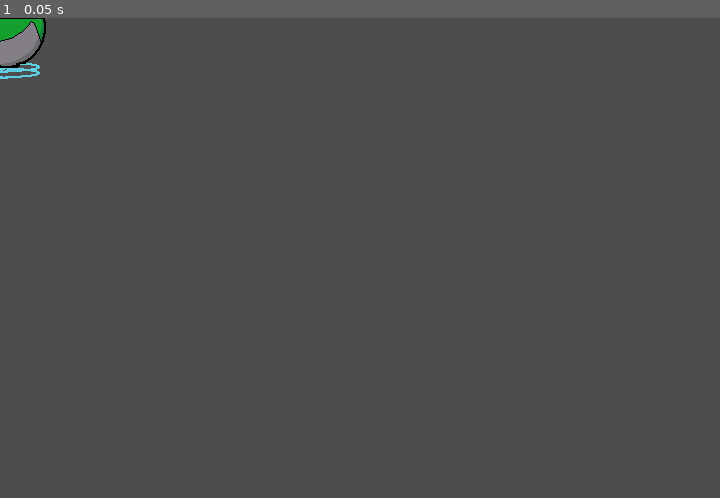
Above: before the commit, frame 1.
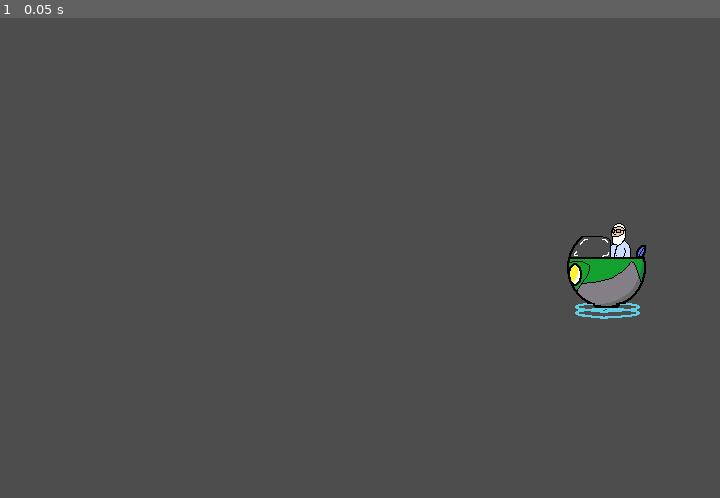
Above: after the commit, the same moment.

Repository: kienmiiru/math-wings
Game: Godot game, scene res://stage4/boss_1.tscn
Two runs of this game, one before a commit and one after it. Both use one fixed random seed, a clock stepped at 60 frames per second and the inputs below. The project has no main scene, so this scene is started directly.
Inputs:
- Up to frame 1 (0.05 s): no input

The runs differ from the first frame. In frame 1, 2.0% of the frame differs, in the area x 0-90%, y 0-63%.

Commit message:
boss error

Diff:
--- a/bird.gd
+++ b/bird.gd
@@ -39,6 +39,8 @@
 		stage.get_node("HUDStage2").update_hp(hp)
 	elif stage.has_node("HUDStage3"):
 		stage.get_node("HUDStage3").update_hp(hp)
+	elif stage.has_node("HUDStage4"):
+		stage.get_node("HUDStage4").update_hp(hp)
 
 func take_damage(amount: float):
 	if !alive:
--- a/bullet.gd
+++ b/bullet.gd
@@ -11,6 +11,6 @@
 	position += Vector2.RIGHT.rotated(rotation) * speed * delta
 
 func _on_area_entered(area):
-	if area.has_method("take_damage") and area.is_in_group("turret"):
+	if area.has_method("take_damage") and (area.is_in_group("turret") or area.is_in_group("boss")):
 		area.take_damage(damage)
 		queue_free()
--- /dev/null
+++ b/stage4/boss_1.gd
@@ -0,0 +1,39 @@
+extends Node2D
+
+@export var max_hp: int = 20
+var hp: int
+var positions := [Vector2(600, 100), Vector2(600, 240), Vector2(600, 380)] # Atas, tengah, bawah
+var current_pos_idx := 1
+var move_timer := 0.0
+var move_interval := 1.2
+var lasers = []
+var is_attacking := false
+
+func _ready():
+	hp = max_hp
+	position = positions[current_pos_idx]
+
+func start_attack():
+	is_attacking = true
+	move_timer = 0.0
+	$AnimatedSprite2D.animation = 'attack'
+	$AnimatedSprite2D.play()
+	move_to_next_position()
+
+func move_to_next_position():
+	current_pos_idx = (current_pos_idx + 1) % positions.size()
+	position = positions[current_pos_idx]
+	# TODO: spawn/move lasers to positions
+
+func _process(delta):
+	if is_attacking:
+		move_timer += delta
+		if move_timer > move_interval:
+			move_to_next_position()
+			move_timer = 0.0
+
+func take_damage(amount: int):
+	hp -= amount
+	if hp <= 0:
+		queue_free()
+		# TODO: signal boss defeated
--- a/stage4/boss_1.tscn
+++ b/stage4/boss_1.tscn
@@ -1,5 +1,6 @@
 [gd_scene load_steps=22 format=3 uid="uid://puibd4woc2e"]
 
+[ext_resource type="Script" uid="uid://cumbupmg8yxyc" path="res://stage4/boss_1.gd" id="1_stbnd"]
 [ext_resource type="Texture2D" uid="uid://c0p10hyoxxqfr" path="res://assets/prof/prof_idle/profstasis1.png" id="1_txokj"]
 [ext_resource type="Texture2D" uid="uid://bjg6sgiy16oj" path="res://assets/prof/prof_idle/profstasis2.png" id="2_1e50g"]
 [ext_resource type="Texture2D" uid="uid://hkh2nq6vynxs" path="res://assets/prof/prof_idle/profstasis3.png" id="3_5owxh"]
@@ -18,35 +19,6 @@
 [ext_resource type="Texture2D" uid="uid://djy4exr61crl6" path="res://assets/prof/prof_attack/profattack9.png" id="16_jrk72"]
 [ext_resource type="Texture2D" uid="uid://fqghsu7rfkbh" path="res://assets/prof/prof_attack/profattack10.png" id="17_ty7r8"]
 [ext_resource type="Texture2D" uid="uid://c6jq7j24yy32x" path="res://assets/prof/prof_attack/profattack11.png" id="18_xc7rh"]
-
-[sub_resource type="SpriteFrames" id="SpriteFrames_havu7"]
-animations = [{
-"frames": [{
-"duration": 1.0,
-"texture": ExtResource("1_txokj")
-}, {
-"duration": 1.0,
-"texture": ExtResource("2_1e50g")
-}, {
-"duration": 1.0,
-"texture": ExtResource("3_5owxh")
-}, {
-"duration": 1.0,
-"texture": ExtResource("4_suu2e")
-}, {
-"duration": 1.0,
-"texture": ExtResource("5_osfwy")
-}, {
-"duration": 1.0,
-"texture": ExtResource("6_iwheo")
-}, {
-"duration": 1.0,
-"texture": ExtResource("7_yjh1p")
-}],
-"loop": true,
-"name": &"default",
-"speed": 5.0
-}]
 
 [sub_resource type="SpriteFrames" id="SpriteFrames_stbnd"]
 animations = [{
@@ -85,7 +57,33 @@
 "texture": ExtResource("18_xc7rh")
 }],
 "loop": true,
-"name": &"default",
+"name": &"attack",
+"speed": 5.0
+}, {
+"frames": [{
+"duration": 1.0,
+"texture": ExtResource("1_txokj")
+}, {
+"duration": 1.0,
+"texture": ExtResource("2_1e50g")
+}, {
+"duration": 1.0,
+"texture": ExtResource("3_5owxh")
+}, {
+"duration": 1.0,
+"texture": ExtResource("4_suu2e")
+}, {
+"duration": 1.0,
+"texture": ExtResource("5_osfwy")
+}, {
+"duration": 1.0,
+"texture": ExtResource("6_iwheo")
+}, {
+"duration": 1.0,
+"texture": ExtResource("7_yjh1p")
+}],
+"loop": true,
+"name": &"idle",
 "speed": 5.0
 }]
 
@@ -93,12 +91,11 @@
 radius = 47.296936
 
 [node name="Boss1" type="Area2D"]
+script = ExtResource("1_stbnd")
 
-[node name="Idle" type="AnimatedSprite2D" parent="."]
-sprite_frames = SubResource("SpriteFrames_havu7")
-
-[node name="Attack" type="AnimatedSprite2D" parent="."]
+[node name="AnimatedSprite2D" type="AnimatedSprite2D" parent="."]
 sprite_frames = SubResource("SpriteFrames_stbnd")
+animation = &"attack"
 
 [node name="CollisionShape2D" type="CollisionShape2D" parent="."]
 shape = SubResource("CircleShape2D_b8ru5")
--- /dev/null
+++ b/stage4/hud_stage4.gd
@@ -0,0 +1,21 @@
+extends CanvasLayer
+
+func _ready():
+	update_hp(1.0)
+	update_score(0)
+	show_question()
+
+func update_question(question):
+	$QuestionLabel.text = question
+
+func update_hp(percentage: float):
+	$HPBar.value = percentage * 100
+
+func update_score(val: int):
+	$ScoreLabel.text = "Score: %d" % val
+
+func show_question():
+	$QuestionLabel.visible = true
+
+func hide_question():
+	$QuestionLabel.visible = false
--- /dev/null
+++ b/stage4/hud_stage4.tscn
@@ -0,0 +1,37 @@
+[gd_scene format=3]
+
+[ext_resource path="res://stage4/hud_stage4.gd" type="Script" id=1]
+
+[node name="HUDStage4" type="CanvasLayer"]
+script = ExtResource( 1 )
+
+[node name="HPBar" type="ProgressBar" parent="."]
+offset_left = 20.0
+offset_top = 20.0
+offset_right = 200.0
+offset_bottom = 47.0
+value = 100.0
+
+[node name="HPLabel" type="Label" parent="."]
+offset_left = 24.0
+offset_top = 20.0
+offset_right = 51.0
+offset_bottom = 47.0
+text = "HP:"
+horizontal_alignment = 1
+vertical_alignment = 1
+
+[node name="ScoreLabel" type="Label" parent="."]
+offset_left = 220.0
+offset_top = 18.0
+offset_right = 290.0
+offset_bottom = 38.0
+text = "Score: 0"
+
+[node name="QuestionLabel" type="Label" parent="."]
+offset_left = 181.0
+offset_top = 93.0
+offset_right = 481.0
+offset_bottom = 126.0
+text = "1 + 1 = ?"
+horizontal_alignment = 1
--- /dev/null
+++ b/stage4/laser.gd
@@ -0,0 +1,20 @@
+extends Node2D
+
+@export var is_on: bool = false
+@export var laser_length: float = 800.0
+@export var color_on: Color = Color(1,0,0,0.7)
+@export var color_off: Color = Color(1,0,0,0.2)
+
+func _draw():
+	if is_on:
+		$Area2D/ColorRect.color = color_on
+	else:
+		$Area2D/ColorRect.color = color_off
+
+func set_on(on: bool):
+	is_on = on
+	queue_redraw()
+
+func _ready():
+	$Area2D/ColorRect.color = color_off
+	queue_redraw()
--- /dev/null
+++ b/stage4/laser.tscn
@@ -0,0 +1,23 @@
+[gd_scene load_steps=3 format=3 uid="uid://bx1rdvwkxcsya"]
+
+[ext_resource type="Script" uid="uid://dqj4mw8ssgjns" path="res://stage4/laser.gd" id="1"]
+
+[sub_resource type="RectangleShape2D" id="RectangleShape2D_dvto6"]
+size = Vector2(720, 100)
+
+[node name="Laser" type="Node2D"]
+script = ExtResource("1")
+
+[node name="Area2D" type="Area2D" parent="."]
+position = Vector2(73, 0)
+
+[node name="ColorRect" type="ColorRect" parent="Area2D"]
+offset_left = -433.0
+offset_top = -50.0
+offset_right = 287.0
+offset_bottom = 50.0
+metadata/_edit_use_anchors_ = true
+
+[node name="CollisionShape2D" type="CollisionShape2D" parent="Area2D"]
+position = Vector2(-73, 0)
+shape = SubResource("RectangleShape2D_dvto6")
--- /dev/null
+++ b/stage4/stage4.gd
@@ -0,0 +1,138 @@
+extends Node
+
+@export var standard_pipe_scene : PackedScene = preload("res://stage3/standard_pipe.tscn")
+@export var boss_scene : PackedScene = preload("res://stage4/boss_1.tscn")
+@export var question_generator_res : Resource = preload("res://question_generator.gd")
+
+var phase := 0 # 0: pipa, 1: serangan
+var pipes = []
+var boss = null
+var question_data = null
+var standard_pipe_to_spawn := 5
+var standard_made := 0
+var spawn_timer := 0.0
+var lost := false
+var answer_choices = []
+var correct_answer_idx = 0
+var lasers = []
+var bird = null
+var question_generator = QuestionGenerator.new()
+
+func _ready():
+	bird = $Bird
+	start_pipe_phase()
+
+func start_pipe_phase():
+	phase = 0
+	question_data = question_generator.generate_question()
+	$HUDStage4.update_question(question_data["question"])
+	$HUDStage4.show_question()
+	spawn_timer = 0.0
+	standard_made = 0
+	pipes.clear()
+
+func _process(delta):
+	if lost:
+		return
+	spawn_timer += delta
+	if phase == 0:
+		if standard_made < standard_pipe_to_spawn and spawn_timer > 1.1:
+			spawn_standard_pipe()
+			spawn_timer = 0.0
+			standard_made += 1
+		elif standard_made == standard_pipe_to_spawn and spawn_timer > 1.0:
+			start_attack_phase()
+	elif phase == 1:
+		# Attack phase handled by boss and laser logic
+		pass
+
+func spawn_standard_pipe():
+	var pipe = standard_pipe_scene.instantiate()
+	pipe.position = Vector2(700, randi_range(160, 320))
+	add_child(pipe)
+	pipes.append(pipe)
+
+func start_attack_phase():
+	phase = 1
+	$HUDStage4.hide_question()
+	if boss == null:
+		boss = boss_scene.instantiate()
+		add_child(boss)
+	boss.start_attack()
+	prepare_answers_and_lasers()
+
+func prepare_answers_and_lasers():
+	# Jawaban: satu benar, dua salah, acak posisi
+	var answers = [question_data["answer_1"], question_data["answer_2"], str(randi_range(0, 99))]
+	answers.shuffle()
+	correct_answer_idx = answers.find(question_data["answer_1"])
+	answer_choices.clear()
+	lasers.clear()
+	var y_positions = [100, 240, 380]
+	for i in range(3):
+		# Spawn label jawaban
+		var label = Label.new()
+		label.text = answers[i]
+		label.position = Vector2(600, y_positions[i])
+		add_child(label)
+		answer_choices.append(label)
+		# Spawn laser
+		var laser_scene = preload("res://stage4/laser.tscn")
+		var laser = laser_scene.instantiate()
+		laser.position = Vector2(720/2, y_positions[i]-8)
+		laser.set_on(false)
+		add_child(laser)
+		lasers.append(laser)
+
+	# Timer untuk menyalakan laser
+	var t = Timer.new()
+	t.wait_time = 2.5
+	t.one_shot = true
+	t.connect("timeout", Callable(self, "activate_lasers"))
+	add_child(t)
+	t.start()
+
+func activate_lasers():
+	# Nyalakan dua laser salah, matikan laser benar
+	for i in range(3):
+		lasers[i].set_on(i != correct_answer_idx)
+	# Timer deteksi bird kena laser
+	var t = Timer.new()
+	t.wait_time = 1.0
+	t.one_shot = true
+	t.connect("timeout", Callable(self, "check_bird_laser_collision"))
+	add_child(t)
+	t.start()
+
+func check_bird_laser_collision():
+	for i in range(3):
+		if i != correct_answer_idx and lasers[i].is_on:
+			var area = lasers[i].get_node("Area2D")
+			if area and area.overlaps_body(bird):
+				on_bird_hit_laser()
+	# Bersihkan jawaban dan laser
+	for l in lasers:
+		l.queue_free()
+	for a in answer_choices:
+		a.queue_free()
+	# Kembali ke fase pipa jika boss belum kalah
+	if boss and boss.hp > 0:
+		start_pipe_phase()
+
+
+func on_bird_hit_laser():
+	bird.hp -= bird.max_hp * 0.25
+	if bird.hp <= 0:
+		lost = true
+		# TODO: handle game over
+
+func on_boss_defeated():
+	# TODO: handle victory
+	pass
+
+func _on_bullet_hit_boss(damage):
+	if boss:
+		boss.take_damage(damage)
+		$HUDStage4.update_score(boss.hp)
+		if boss.hp <= 0:
+			on_boss_defeated()
--- /dev/null
+++ b/stage4/stage4.tscn
@@ -0,0 +1,13 @@
+[gd_scene load_steps=4 format=3 uid="uid://7er1bcvsg3dt"]
+
+[ext_resource type="Script" uid="uid://det4r32421t2j" path="res://stage4/stage4.gd" id="1"]
+[ext_resource type="PackedScene" uid="uid://cuxdc162kncle" path="res://bird.tscn" id="2_bird"]
+[ext_resource type="PackedScene" path="res://stage4/hud_stage4.tscn" id="4_hud_stage4"]
+
+[node name="Stage4" type="Node"]
+script = ExtResource("1")
+
+[node name="HUDStage4" parent="." instance=ExtResource("4_hud_stage4")]
+
+[node name="Bird" parent="." instance=ExtResource("2_bird")]
+position = Vector2(68, 231)
Not shown, added: stage4/boss_1.gd.uid
Not shown, added: stage4/hud_stage4.gd.uid
Not shown, added: stage4/laser.gd.uid
Not shown, added: stage4/stage4.gd.uid
